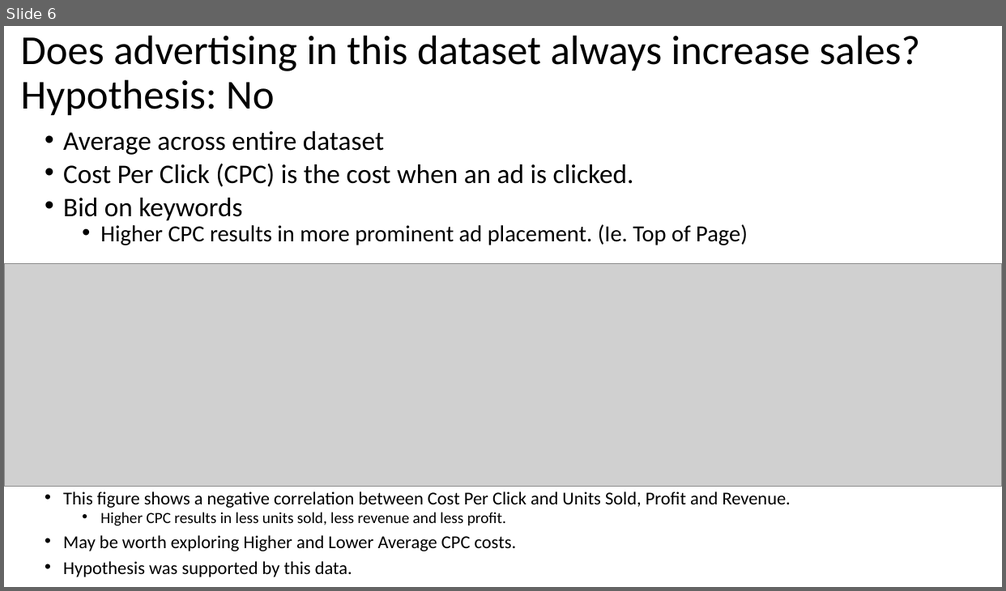
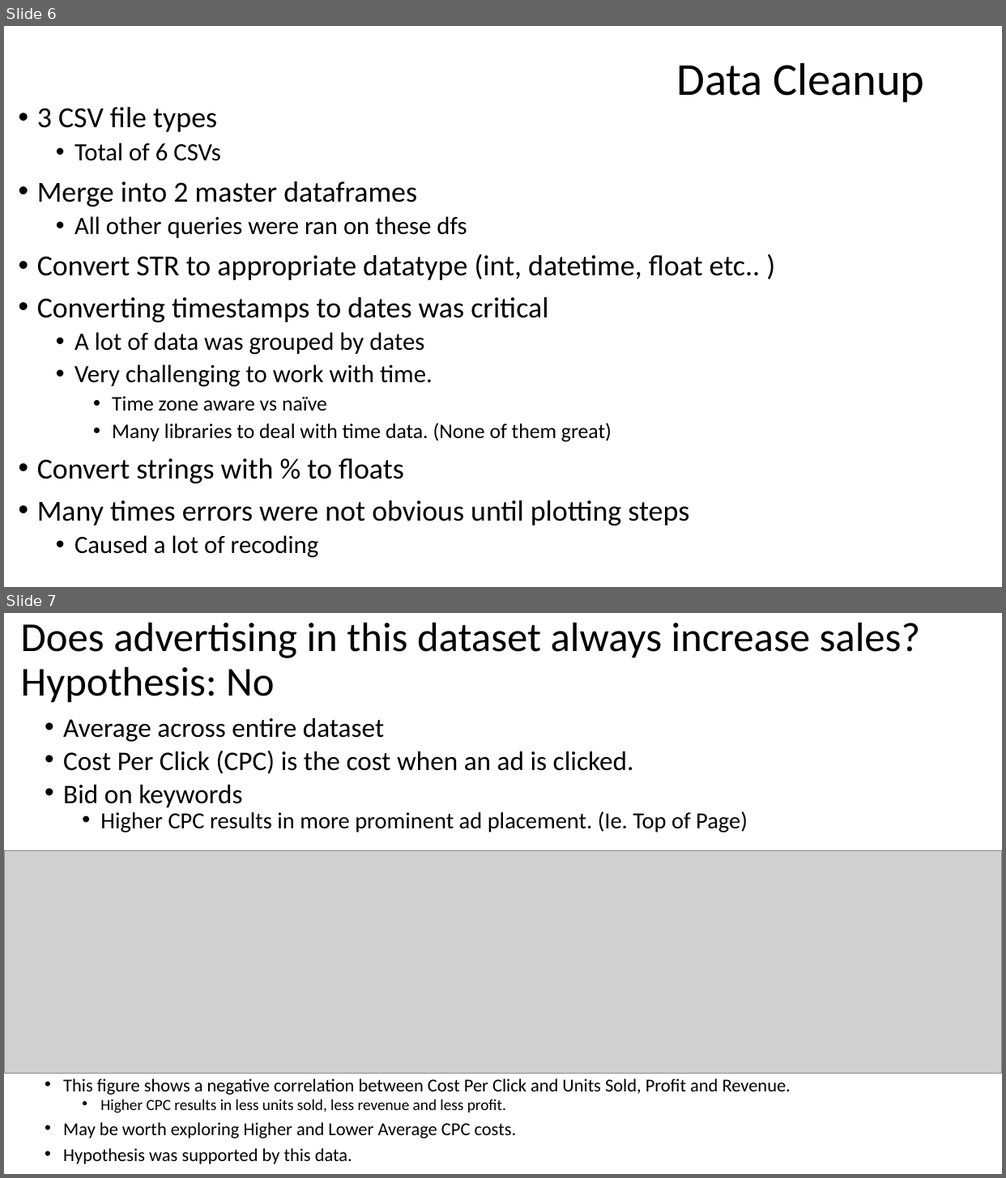
Before and after one commit to warnerm06/Amazon-Sales-Analysis, a slide deck: Amazon Sales Analysis.pptx. Shown one above the other, each under a label of ours: slide 6 before the commit, slides 6 and 7 after it. The pictures are 1006x591 and 1006x1178 pixels, drawn with LibreOffice and Linux fonts; fonts in the diff are those of the drawing; grey boxes stand for pictures. Boxes give left, top, right and bottom in pixels: in the first picture for what was removed or moved away, otherwise in the second. Text is boxed around its words. In the diff, an @@ line names an element or a change of style, - is before the commit and + after.

Commit message:
added into to ppt

```diff
--- a/Amazon Sales Analysis.pptx
+++ b/Amazon Sales Analysis.pptx
@@ slide 6 added at [4,26,1002,587], background #FFFFFF @@
@@ title added at [676,62,925,102], 44 pt, text #000000 @@
+Data Cleanup
@@ text added at [37,107,761,558], 28 pt, text #000000 @@
+• 3 CSV file types
+  • Total of 6 CSVs
+• Merge into 2 master dataframes
+  • All other queries were ran on these dfs
+• Convert STR to appropriate datatype (int, datetime, float etc.. )
+• Converting timestamps to dates was critical
+  • A lot of data was grouped by dates
+  • Very challenging to work with time.
+    • Time zone aware vs naïve
+    • Many libraries to deal with time data. (None of them great)
+• Convert strings with % to floats
+• Many times errors were not obvious until plotting steps
+  • Caused a lot of recoding
@@ what was slide 6 is now slide 7 @@
```
Also in this commit, not shown: 2 slides changed, 1 other file.
